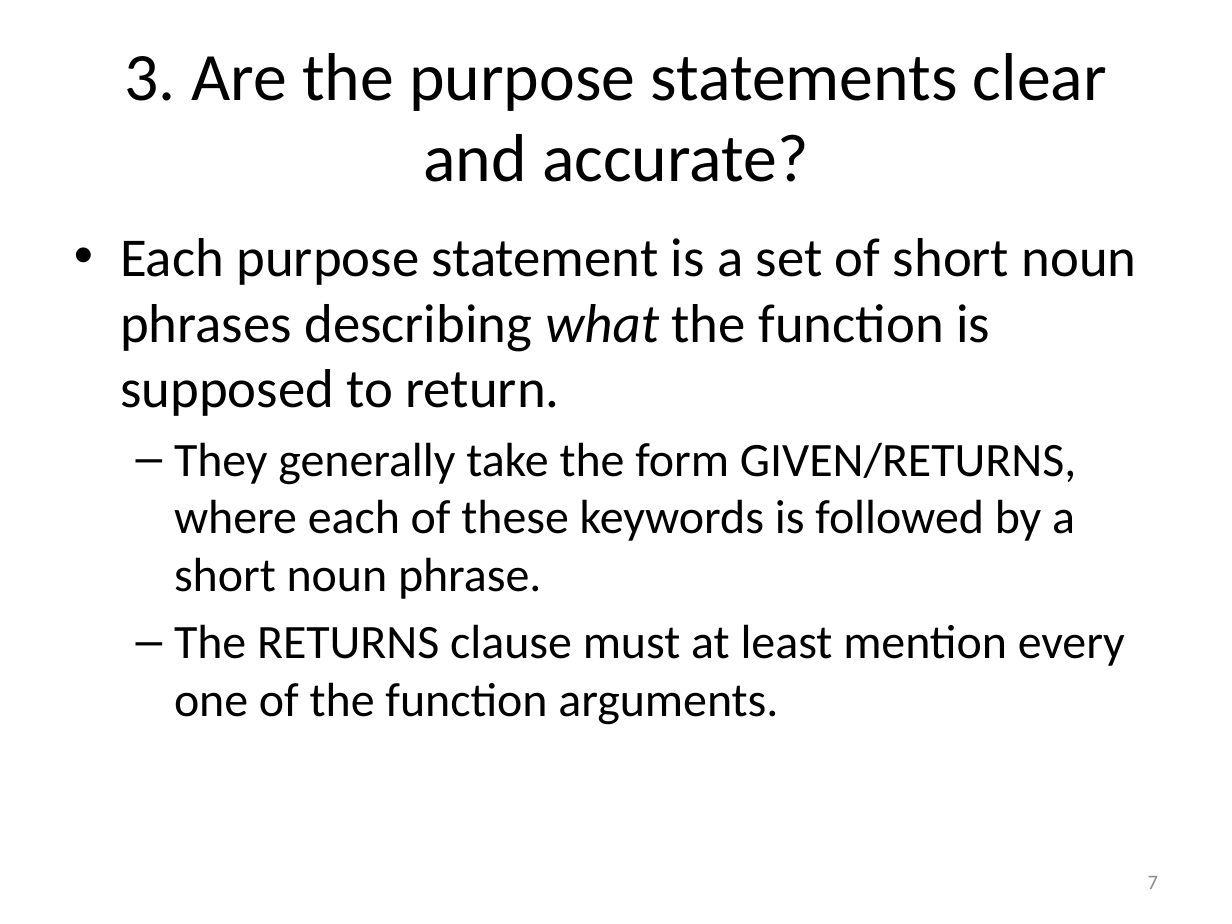
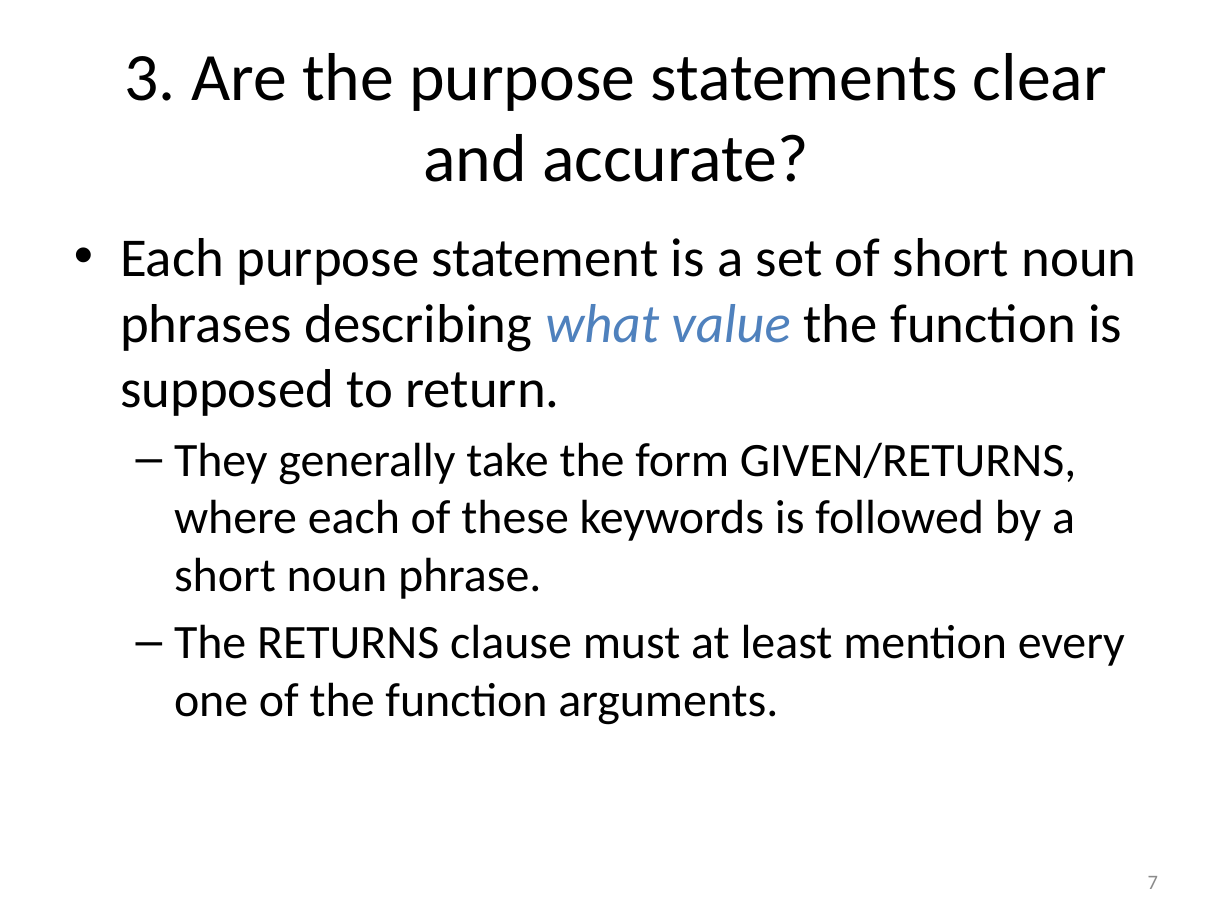
Before and after one commit to mwand/cs5010f17, a slide deck: slide 7 of Slides/Lesson 2.5 Program Review.pptx. Drawn at 1232x924 pixels with LibreOffice and Linux fonts; fonts in the diff are those of the drawing. Boxes give left, top, right and bottom in pixels: in the first picture for what was removed or moved away, otherwise in the second. Text is boxed around its words. In the diff, an @@ line names an element or a change of style, - is before the commit and + after.

```diff
--- a/Slides/Lesson 2.5 Program Review.pptx
+++ b/Slides/Lesson 2.5 Program Review.pptx
@@ text at box(120, 238, 1137, 416): text changed @@
-• Each purpose statement is a set of short noun phrases describing what the function is supposed to return.
+• Each purpose statement is a set of short noun phrases describing what value the function is supposed to return.
```
Also in this commit, not shown: 1 other slide changed, 7 other files.
